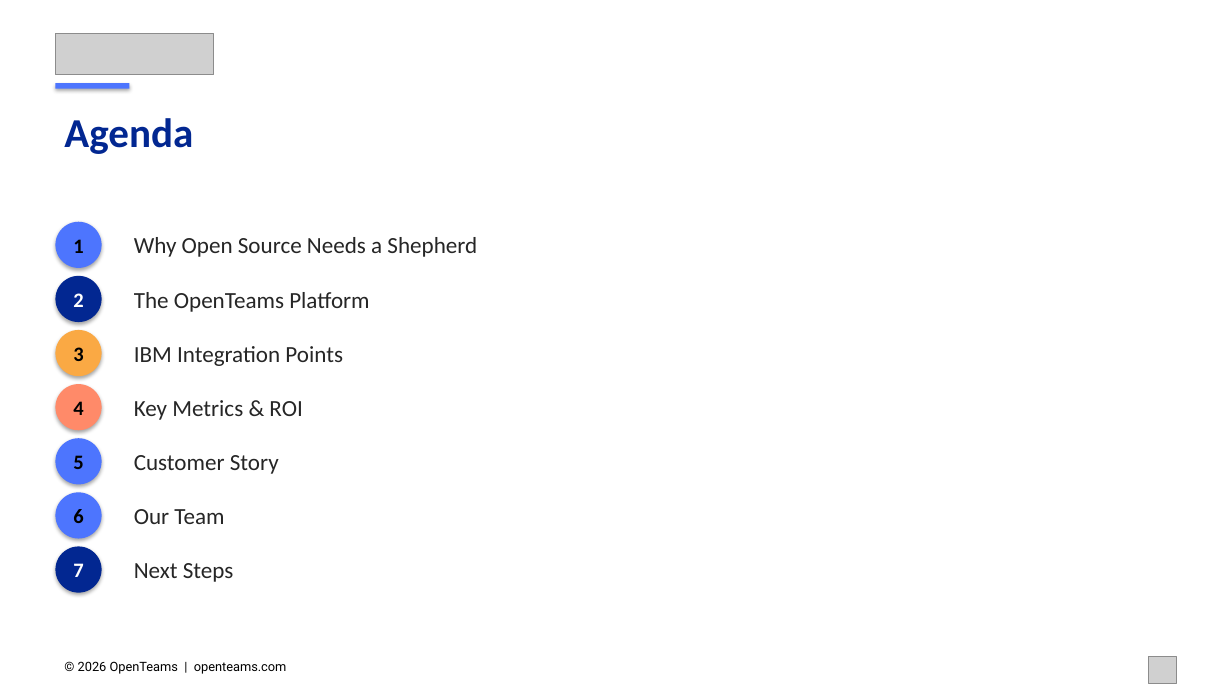
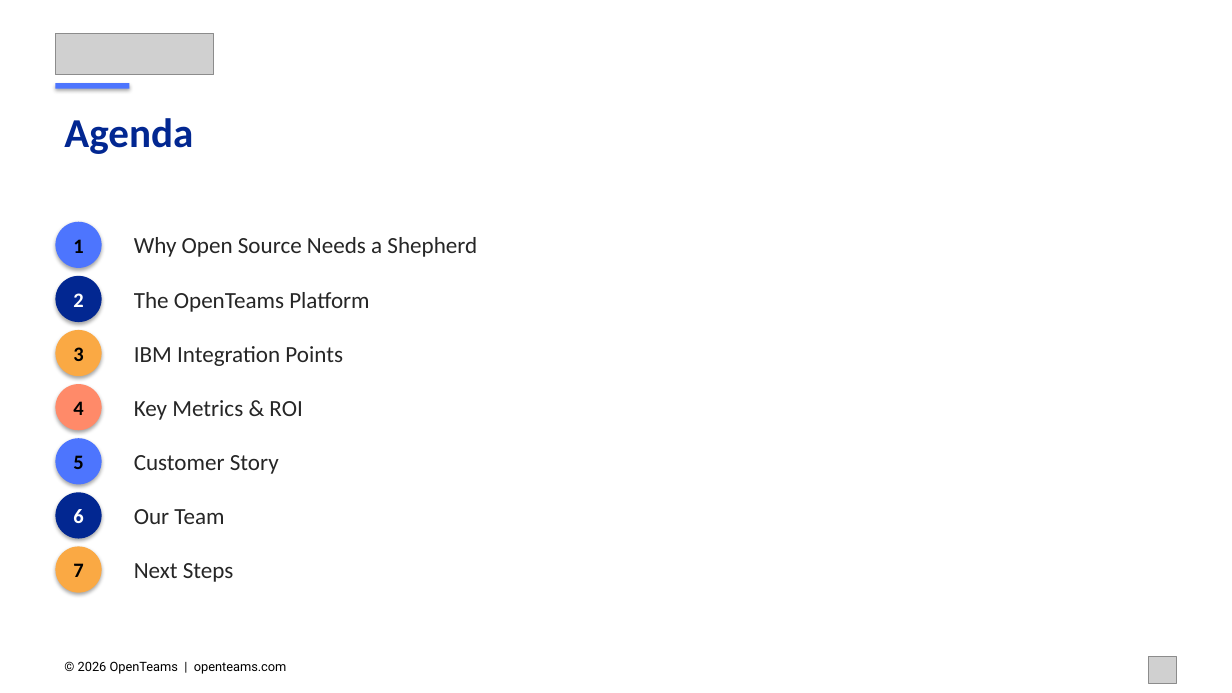
Before and after one commit to athurdekoos/ppt, a slide deck: slide 2 of OpenTeams_x_IBM.pptx. Drawn at 1232x693 pixels with LibreOffice and Linux fonts; fonts in the diff are those of the drawing; grey boxes stand for pictures. Boxes give left, top, right and bottom in pixels: in the first picture for what was removed or moved away, otherwise in the second. Text is boxed around its words. In the diff, an @@ line names an element or a change of style, - is before the commit and + after.

Commit message:
refactor: extract SlideBuilder, add tests, warn on team truncation
- Extract SlideBuilder class to slide_builder.py for maintainability
- Add ACCENT_ROTATION property to eliminate duplicated color lists
- Log warning when team slide truncates members beyond 6
- Add 22 tests covering color utils, spec validation, and generation smoke tests

```diff
--- a/OpenTeams_x_IBM.pptx
+++ b/OpenTeams_x_IBM.pptx
@@ ellipse "6" at [55,493,102,539]: text colour #000000 to #FFFFFF; fill #4D75FE to #022791 @@
@@ ellipse "7" at [55,546,102,592]: text colour #FFFFFF to #000000; fill #022791 to #FAA944 @@
```
Also in this commit, not shown: 4 other files.
